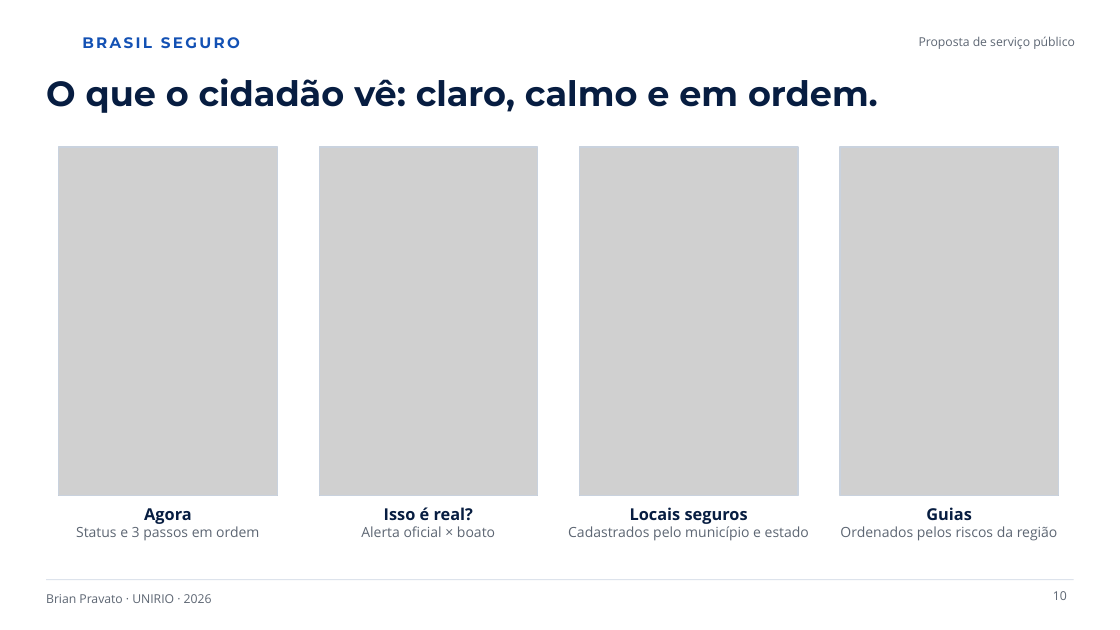
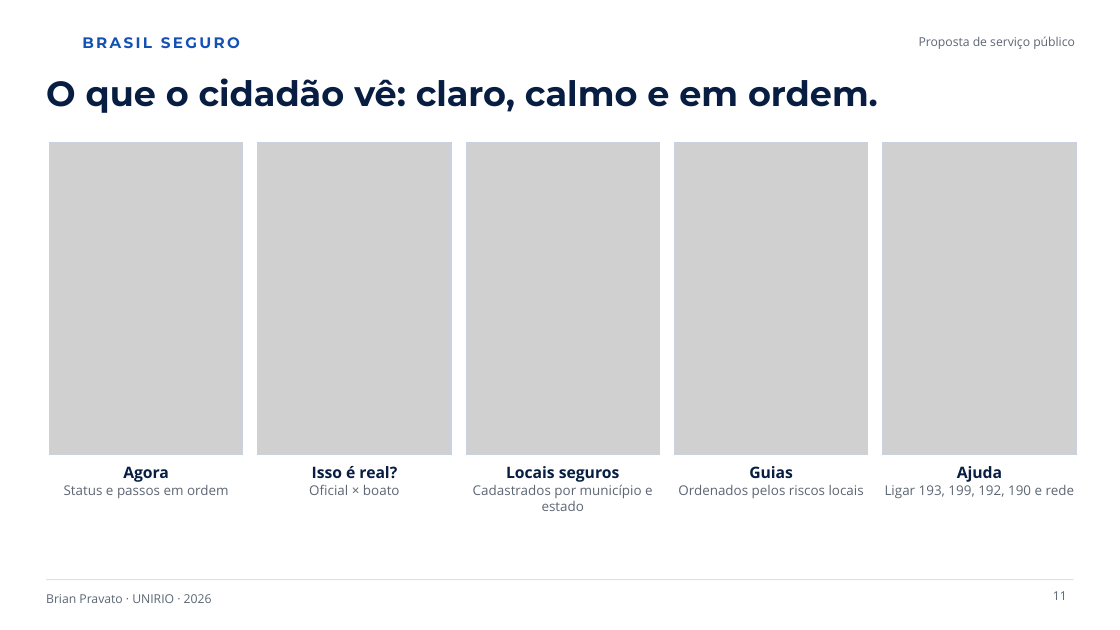
Before and after one commit to kbrianps/brasil-seguro, a slide deck: slide 11 of brasil-seguro.pptx (slide 10 before the commit). Drawn at 1120x630 pixels with LibreOffice and Linux fonts; fonts in the diff are those of the drawing; grey boxes stand for pictures; background and template pictures are left out. Boxes give left, top, right and bottom in pixels: in the first picture for what was removed or moved away, otherwise in the second. Text is boxed around its words. In the diff, an @@ line names an element or a change of style, - is before the commit and + after.

```diff
--- a/brasil-seguro.pptx
+++ b/brasil-seguro.pptx
@@ rectangle: place and size @@
-rectangle at [59,147,277,496]
+rectangle at [50,143,243,455]
@@ picture: place and size @@
-picture at [59,147,277,496]
+picture at [50,143,243,455]
@@ rectangle: place and size @@
-rectangle at [319,147,538,496]
+rectangle at [258,143,451,455]
@@ picture: place and size @@
-picture at [319,147,538,496]
+picture at [258,143,451,455]
@@ rectangle: place and size @@
-rectangle at [580,147,798,496]
+rectangle at [466,143,660,455]
@@ picture: place and size @@
-picture at [580,147,798,496]
+picture at [466,143,660,455]
@@ rectangle: place and size @@
-rectangle at [840,147,1059,496]
+rectangle at [675,143,868,455]
@@ picture added at [675,143,868,455] @@
@@ picture: place and size @@
-picture at [840,147,1059,496]
+picture at [883,143,1076,455]
@@ rectangle added at [883,143,1076,455], outline #C9D2DE 1 pt @@
@@ text "Agora": place and size @@
-text "Agora" at [76,508,259,540]
+text "Agora" at [64,466,229,498]
@@ text at [123,466,169,482]: size 14 to 13.5 pt in "Agora" @@
@@ text "Isso é real?": place and size @@
-text "Isso é real?" at [361,507,495,537]
+text "Isso é real?" at [309,466,400,495]
@@ text at [312,466,397,478]: size 14 to 13.5 pt in "Isso é real?" @@
@@ text "Locais seguros": place and size @@
-text "Locais seguros" at [568,507,809,541]
+text "Locais seguros" at [473,466,653,511]
@@ text at [506,466,620,482]: size 14 to 13.5 pt in "Locais seguros" @@
@@ text "Guias": place and size @@
-text "Guias" at [840,507,1058,541]
+text "Guias" at [678,466,864,498]
@@ text at [749,466,793,478]: size 14 to 13.5 pt in "Guias" @@
@@ text added at [885,466,1075,498], 11.5 pt, text #5D6673 @@
+Ajuda
+Ligar 193, 199, 192, 190 e rede
@@ text at [64,485,229,498]: text changed; size 12 to 11.5 pt @@
-Status e 3 passos em ordem
+Status e passos em ordem
@@ text at [309,485,400,495]: text changed; size 12 to 11.5 pt @@
-Alerta oficial × boato
+Oficial × boato
@@ text at [473,484,653,511]: text changed; size 12 to 11.5 pt @@
-Cadastrados pelo município e estado
+Cadastrados por município e estado
@@ text at [678,485,864,498]: text changed; size 12 to 11.5 pt @@
-Ordenados pelos riscos da região
+Ordenados pelos riscos locais
@@ page number at [1053,591,1067,600]: text changed @@
-10
+11
```
Also in this commit, not shown: 7 other slides changed, 2 slides added, 3 other files.
